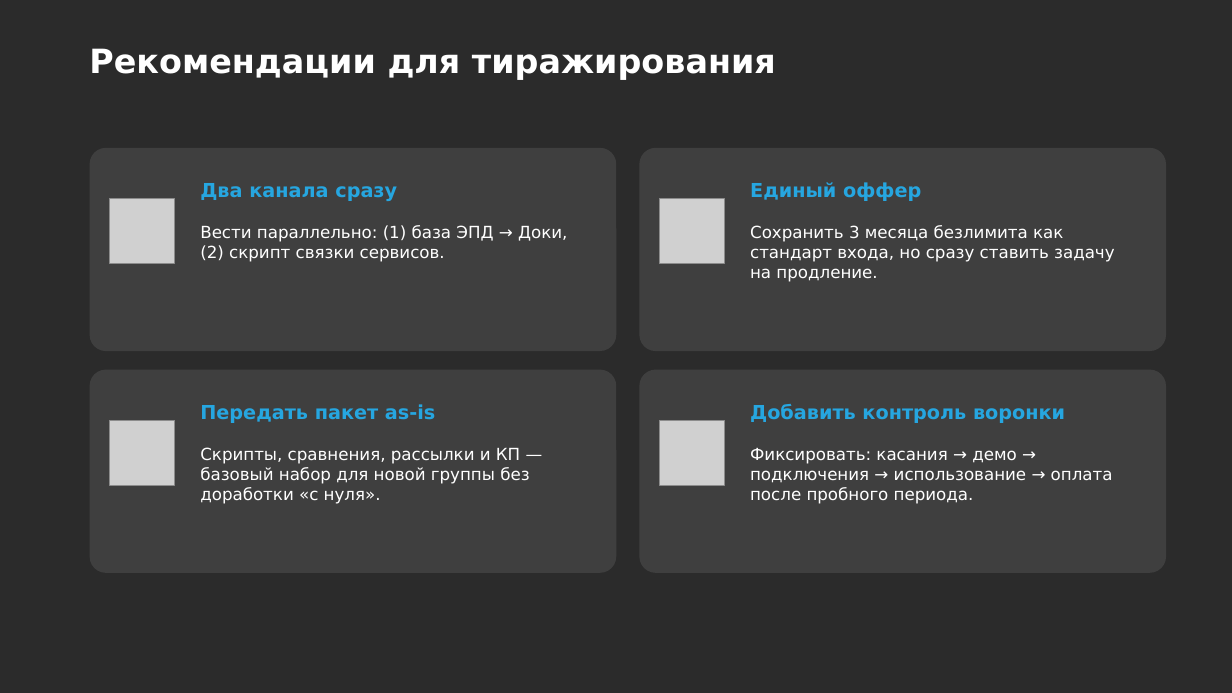
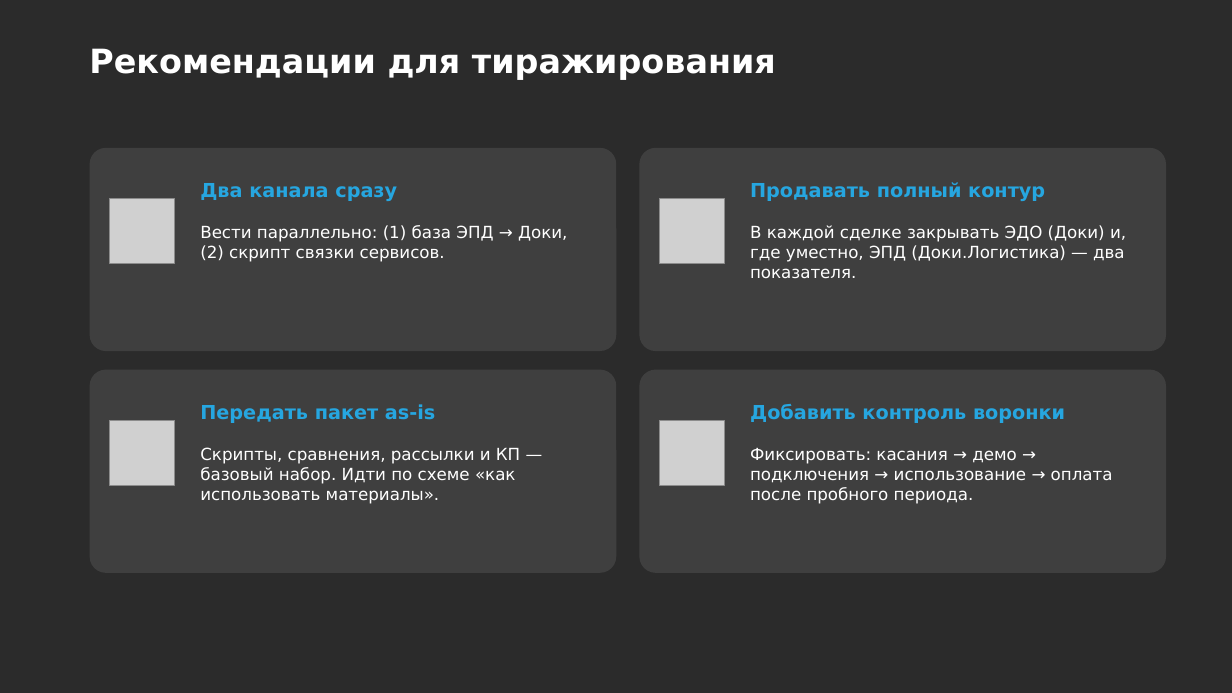
Before and after one commit to daaanilNikonov/for-lisa, a slide deck: slide 12 of presentation/Доки_Аналитика_защита_и_тиражирование.pptx (slide 10 before the commit). Drawn at 1232x693 pixels with LibreOffice and Linux fonts; fonts in the diff are those of the drawing; grey boxes stand for pictures; background and template pictures are left out; a plain dark background stands for a picture behind light text. Boxes give left, top, right and bottom in pixels: in the first picture for what was removed or moved away, otherwise in the second. Text is boxed around its words. In the diff, an @@ line names an element or a change of style, - is before the commit and + after.

```diff
--- a/presentation/Доки_Аналитика_защита_и_тиражирование.pptx
+++ b/presentation/Доки_Аналитика_защита_и_тиражирование.pptx
@@ text at box(750, 182, 1045, 201): text changed @@
-Единый оффер
+Продавать полный контур
@@ text at box(750, 225, 1126, 278): text changed @@
-Сохранить 3 месяца безлимита как стандарт входа, но сразу ставить задачу на продление.
+В каждой сделке закрывать ЭДО (Доки) и, где уместно, ЭПД (Доки.Логистика) — два показателя.
@@ text at box(200, 447, 520, 504): text changed @@
-Скрипты, сравнения, рассылки и КП — базовый набор для новой группы без доработки «с нуля».
+Скрипты, сравнения, рассылки и КП — базовый набор. Идти по схеме «как использовать материалы».
```
Also in this commit, not shown: 8 other slides changed, 2 slides added, 1 other file.
